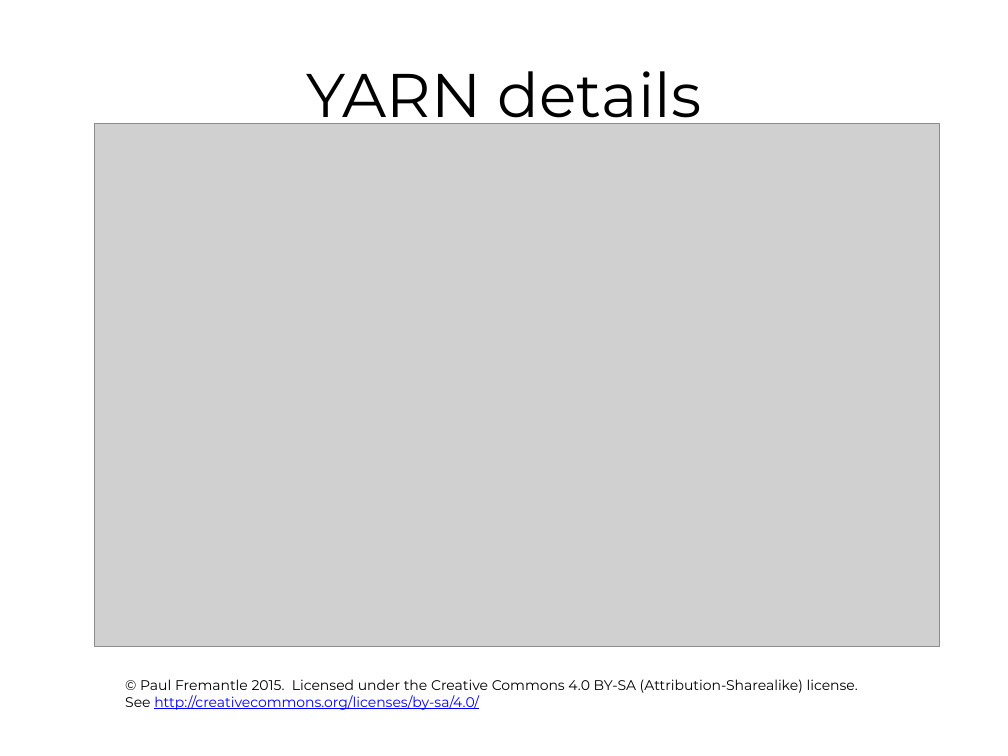
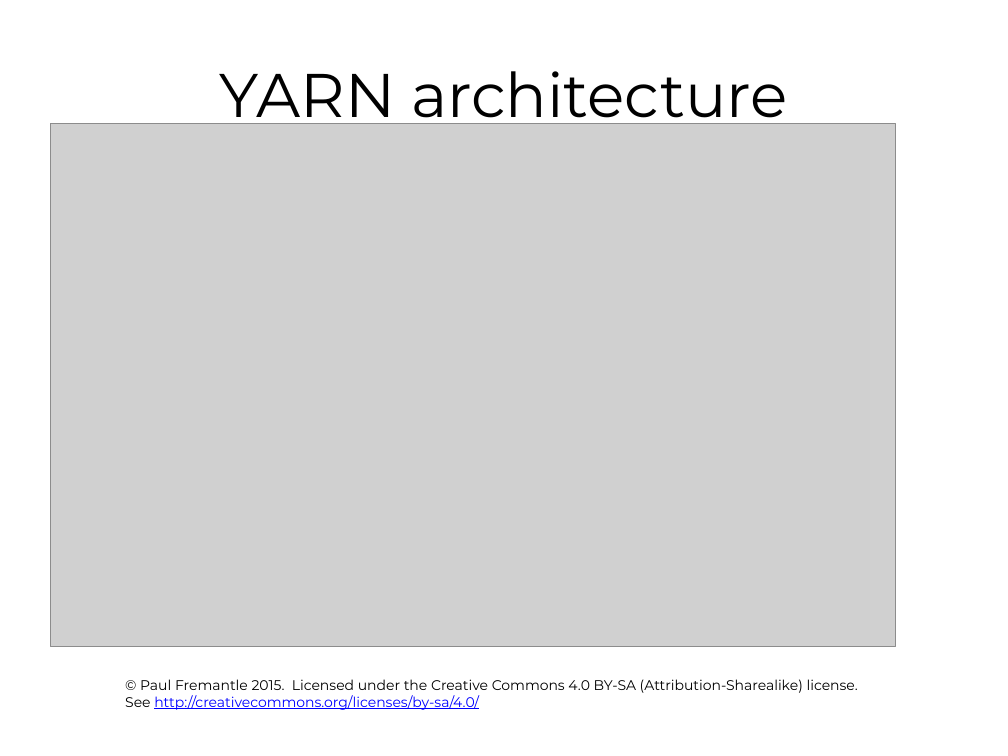
Before and after one commit to pzfreo/ox-clo, a slide deck: slide 18 of pres-source/05-hadoop.pptx (slide 16 before the commit). Drawn at 1008x756 pixels with LibreOffice and Linux fonts; fonts in the diff are those of the drawing; grey boxes stand for pictures; background and template pictures are left out. Boxes give left, top, right and bottom in pixels: in the first picture for what was removed or moved away, otherwise in the second. Text is boxed around its words. In the diff, an @@ line names an element or a change of style, - is before the commit and + after.

```diff
--- a/pres-source/05-hadoop.pptx
+++ b/pres-source/05-hadoop.pptx
@@ title at (x1=220, y1=71, x2=787, y2=133): text changed @@
-YARN details
+YARN architecture
@@ picture moved from (x1=95, y1=124, x2=939, y2=647) to (x1=50, y1=124, x2=895, y2=647) @@
```
Also in this commit, not shown: 7 other slides changed, 7 slides added, 1 slide removed.
